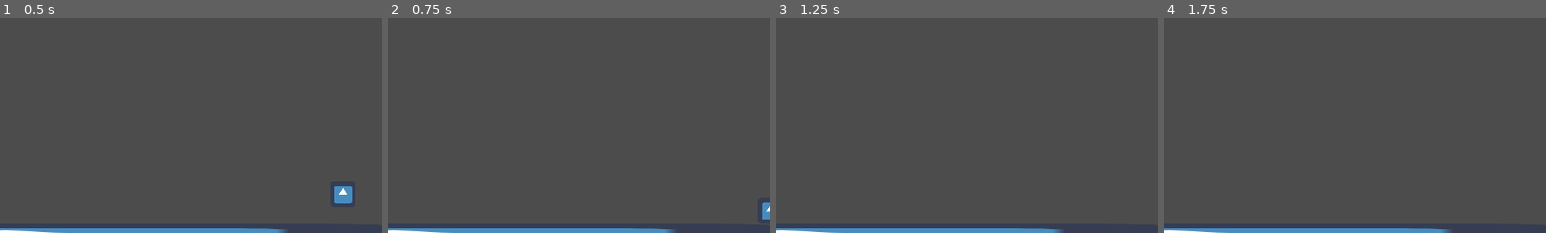
Above: before the commit, frames 1-4 (left to right).
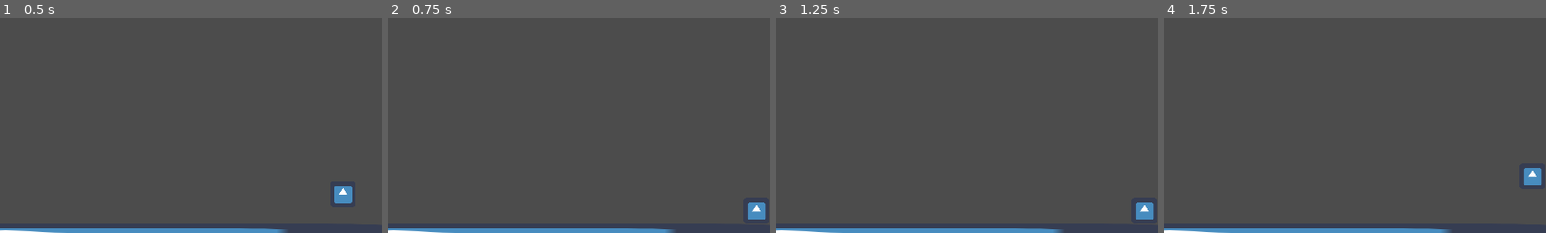
Above: after the commit, the same moments.

Repository: moisesjbc/a-la-cama
Game: Godot game, scene res://gameplay/main/main.tscn
The game is run twice, just before and just after one commit, with the same random seed, the same clock (stepped at 60 frames per second) and the same inputs. The engine's default icon, where the game draws it, is replaced by a stand-in: a white triangle on a blue panel in a dark square.
Inputs:
- Up to frame 1 (0.5 s): no input
- Up to frame 2 (0.75 s): tap Enter at 0.5 s; hold D (ui_right) from 0.53 s (still down)
- Up to frame 3 (1.25 s): keep holding D (ui_right); tap Space at 0.77 s
- Up to frame 4 (1.75 s): keep holding D (ui_right); tap Space at 1.52 s
The pictures show only the part of the screen within x 50-100%, y 50-100%; the shares and areas given below are measured in that part.

Frame 1 is identical in both runs. In frame 2, 0.4% of the frame differs, in the area x 94-100%, y 85-94%; in frame 3, 0.4%; in frame 4, 0.4%.

Commit message:
Add invisible side walls

Diff:
--- a/godot-project/gameplay/main/main.tscn
+++ b/godot-project/gameplay/main/main.tscn
@@ -1,10 +1,11 @@
-[gd_scene load_steps=6 format=2]
+[gd_scene load_steps=7 format=2]
 
 [ext_resource path="res://gameplay/player/player.tscn" type="PackedScene" id=1]
 [ext_resource path="res://gameplay/levels/levels.tscn" type="PackedScene" id=2]
 [ext_resource path="res://gameplay/main/main.gd" type="Script" id=3]
 [ext_resource path="res://gameplay/moon/moon.tscn" type="PackedScene" id=4]
 [ext_resource path="res://gameplay/gui/game_over/game_over.tscn" type="PackedScene" id=5]
+[ext_resource path="res://gameplay/walls.tscn" type="PackedScene" id=6]
 
 [node name="main" type="Node"]
 script = ExtResource( 3 )
@@ -23,6 +24,8 @@
 [node name="game_over" parent="gui" instance=ExtResource( 5 )]
 visible = false
 
+[node name="walls" parent="." instance=ExtResource( 6 )]
+
 [connection signal="player_died" from="player" to="." method="_on_player_player_died"]
 [connection signal="player_reached_bed" from="levels" to="." method="_on_levels_player_reached_bed"]
 [connection signal="moon_collided" from="moon" to="." method="_on_moon_moon_collided"]
--- /dev/null
+++ b/godot-project/gameplay/walls.tscn
@@ -0,0 +1,22 @@
+[gd_scene load_steps=2 format=2]
+
+[sub_resource type="RectangleShape2D" id=1]
+extents = Vector2( 10, 409.5 )
+
+[node name="walls" type="Node2D"]
+
+[node name="left_wall" type="StaticBody2D" parent="."]
+position = Vector2( -10, 0 )
+collision_layer = 16
+
+[node name="collision_shape" type="CollisionShape2D" parent="left_wall"]
+position = Vector2( 0, 670.5 )
+shape = SubResource( 1 )
+
+[node name="right_wall" type="StaticBody2D" parent="."]
+position = Vector2( 1928, 0 )
+collision_layer = 16
+
+[node name="collision_shape" type="CollisionShape2D" parent="right_wall"]
+position = Vector2( 0, 670.5 )
+shape = SubResource( 1 )
--- a/godot-project/project.godot
+++ b/godot-project/project.godot
@@ -53,6 +53,7 @@
 2d_physics/layer_2="platform"
 2d_physics/layer_3="bed"
 2d_physics/layer_4="moon"
+2d_physics/layer_5="wall"
 
 [physics]
 
